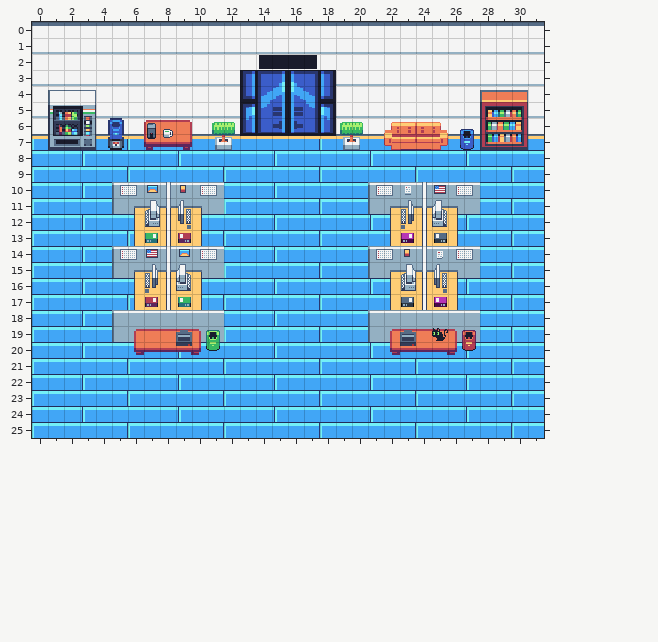
Tiled map (JSON) -- frontend/public/assets/newer-test-office-resized.tmj. Above is the file before it was changed.
Cells are 16x16 px. Shown: x 0..31, y 0..25.
The result:
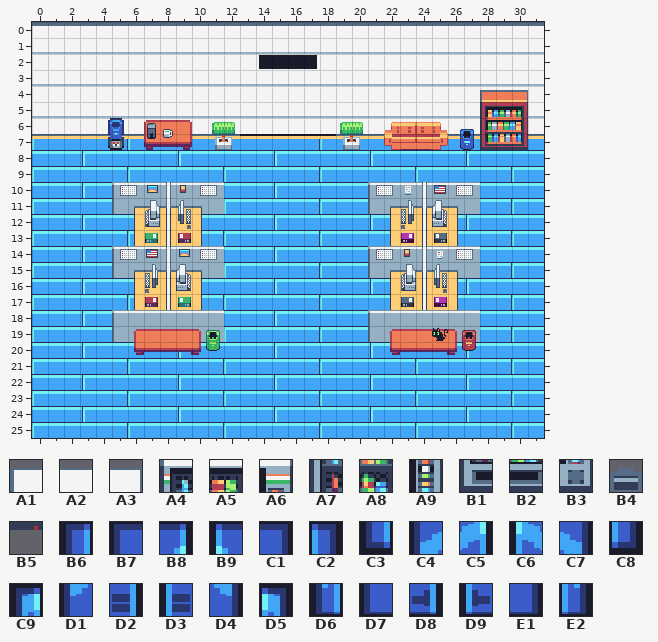
Key: from "asset-export-final-resized": A1 35, A2 36, A3 37, A4 67, A5 68, A6 69, A7 99, A8 100, A9 101, B1 131, B2 132, B3 133, B4 304, B5 336, B6 592, B7 593, B8 594, B9 595, C1 596, C2 597, C3 624, C4 625, C5 626, C6 627, C7 628, C8 629, C9 656, D1 657, D2 658, D3 659, D4 660, D5 661, D6 688, D7 689, D8 690, D9 691, E1 692, E2 693.
__ is an empty cell.
Tiles replaced or removed in this view: A1, A2, A3, A4, A5, A6, A7, A8, A9, B1, B2, B3, B4, B5, B6, B7, B8, B9, C1, C2, C3, C4, C5, C6, C7, C8, C9, D1, D2, D3, D4, D5, D6, D7, D8, D9, E1, E2.
Difference:
Changed rows in their new state; .. is an unchanged cell.
Layer "Desktop Decorations":
first column x 9:
19 __ .. .. .. .. .. .. .. .. .. .. .. .. .. __
20 __ .. .. .. .. .. .. .. .. .. .. .. .. .. __
Layer "Wall Decorations":
first column x 1:
 3 .. .. .. .. .. .. .. .. .. .. .. .. __ __ __ __ __ __
 4 __ __ __ .. .. .. .. .. .. .. .. .. __ __ __ __ __ __
 5 __ __ __ .. .. .. .. .. .. .. .. .. __ __ __ __ __ __
 6 __ __ __ .. .. .. .. .. .. .. .. .. __ __ __ __ __ __
 7 __ __ __ .. .. .. .. .. .. .. .. .. .. .. .. .. .. ..
Changed places in both pictures, as pixel boxes (x1, y1, x2, y2):
removed: (240, 70, 336, 134)
removed: (48, 90, 96, 150)
removed: (176, 330, 192, 346)
removed: (400, 330, 416, 346)
